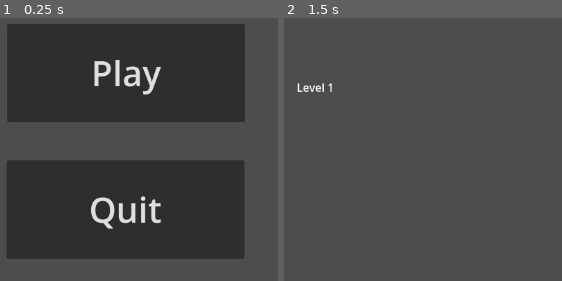
Above: before the commit, frames 1-2 (left to right).
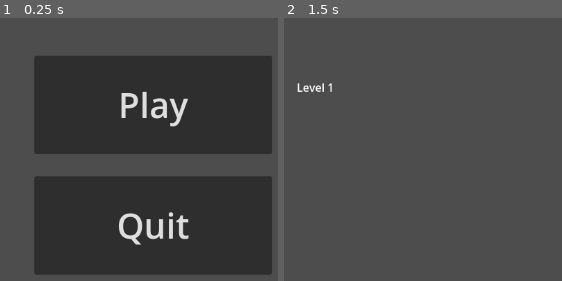
Above: after the commit, the same moments.

Repository: NovemberMoon/Godot-first-game
Game: Godot game, scene res://UI/menu.tscn
The game is run twice, just before and just after one commit, with the same random seed, the same clock (stepped at 60 frames per second) and the same inputs.
Inputs:
- Up to frame 1 (0.25 s): no input
- Up to frame 2 (1.5 s): click "Play" at 0.5 s; tap Enter at 1.25 s

The runs differ from the first frame. In frame 1, 46% of the frame differs, in the area x 2-98%, y 2-98%; in frame 2, nothing differs.

Commit message:
feat: add background

Diff:
--- /dev/null
+++ b/UI/bg.gd
@@ -0,0 +1,9 @@
+extends ParallaxBackground
+
+
+var speed = 100
+
+
+# Called every frame. 'delta' is the elapsed time since the previous frame.
+func _process(delta: float) -> void:
+	scroll_offset.x -= speed * delta
--- /dev/null
+++ b/UI/bg.tscn
@@ -0,0 +1,35 @@
+[gd_scene load_steps=5 format=3 uid="uid://nlrqw4wdp385"]
+
+[ext_resource type="Script" uid="uid://dpbyjqyi4d1kk" path="res://UI/bg.gd" id="1_d77ir"]
+[ext_resource type="Texture2D" uid="uid://57j2wlalq5j2" path="res://Assets/oak_woods_v1.0/background/background_layer_1.png" id="1_hemj5"]
+[ext_resource type="Texture2D" uid="uid://b8ru5hisw14ba" path="res://Assets/oak_woods_v1.0/background/background_layer_2.png" id="2_d77ir"]
+[ext_resource type="Texture2D" uid="uid://dpyusaa6kvpeq" path="res://Assets/oak_woods_v1.0/background/background_layer_3.png" id="3_8yyh8"]
+
+[node name="BG" type="ParallaxBackground"]
+script = ExtResource("1_d77ir")
+
+[node name="ParallaxLayer" type="ParallaxLayer" parent="."]
+motion_scale = Vector2(0.2, 1)
+motion_mirroring = Vector2(1152, 0)
+
+[node name="BackgroundLayer1" type="Sprite2D" parent="ParallaxLayer"]
+position = Vector2(576, 324)
+scale = Vector2(3.6, 3.6)
+texture = ExtResource("1_hemj5")
+
+[node name="ParallaxLayer2" type="ParallaxLayer" parent="."]
+motion_scale = Vector2(0.5, 1)
+motion_mirroring = Vector2(1152, 0)
+
+[node name="BackgroundLayer2" type="Sprite2D" parent="ParallaxLayer2"]
+position = Vector2(576, 324)
+scale = Vector2(3.6, 3.6)
+texture = ExtResource("2_d77ir")
+
+[node name="ParallaxLayer3" type="ParallaxLayer" parent="."]
+motion_mirroring = Vector2(1152, 0)
+
+[node name="BackgroundLayer3" type="Sprite2D" parent="ParallaxLayer3"]
+position = Vector2(576, 324)
+scale = Vector2(3.6, 3.6)
+texture = ExtResource("3_8yyh8")
--- a/UI/menu.tscn
+++ b/UI/menu.tscn
@@ -1,25 +1,28 @@
-[gd_scene load_steps=2 format=3 uid="uid://ene4owqu00qw"]
+[gd_scene load_steps=3 format=3 uid="uid://ene4owqu00qw"]
 
 [ext_resource type="Script" uid="uid://bvhkus07emcn5" path="res://UI/menu.gd" id="1_0h2wq"]
+[ext_resource type="PackedScene" uid="uid://nlrqw4wdp385" path="res://UI/bg.tscn" id="2_wfiwe"]
 
 [node name="Menu" type="Node2D"]
 script = ExtResource("1_0h2wq")
 
 [node name="BtnPlay" type="Button" parent="."]
-offset_left = 368.0
-offset_top = 134.0
-offset_right = 711.0
-offset_bottom = 276.0
+offset_left = 407.0
+offset_top = 180.0
+offset_right = 750.0
+offset_bottom = 322.0
 theme_override_font_sizes/font_size = 50
 text = "Play"
 
 [node name="BtnQuit" type="Button" parent="."]
-offset_left = 367.0
-offset_top = 331.0
-offset_right = 710.0
-offset_bottom = 473.0
+offset_left = 407.0
+offset_top = 354.0
+offset_right = 750.0
+offset_bottom = 496.0
 theme_override_font_sizes/font_size = 50
 text = "Quit"
 
+[node name="BG" parent="." instance=ExtResource("2_wfiwe")]
+
 [connection signal="pressed" from="BtnPlay" to="." method="_on_btn_play_pressed"]
 [connection signal="pressed" from="BtnQuit" to="." method="_on_btn_quit_pressed"]
Not shown, added: UI/bg.gd.uid
Not shown, changed: .gitignore
